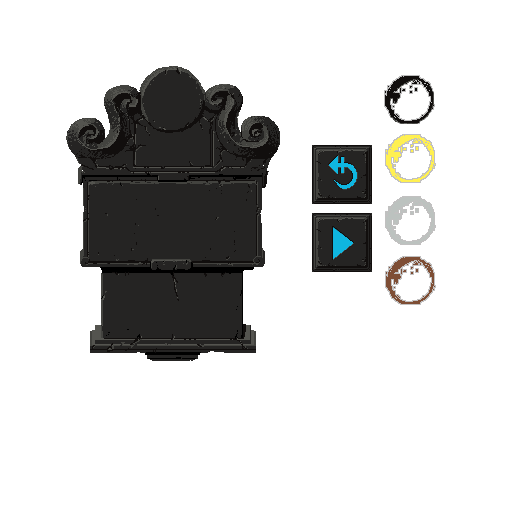
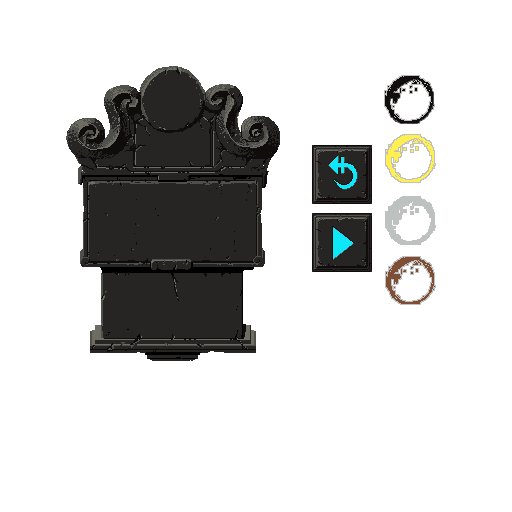
The second (512, 512) image is a revision of the first. Changes to its layers:
painted on "Layer 14" over <box>97,114,249,147</box>
